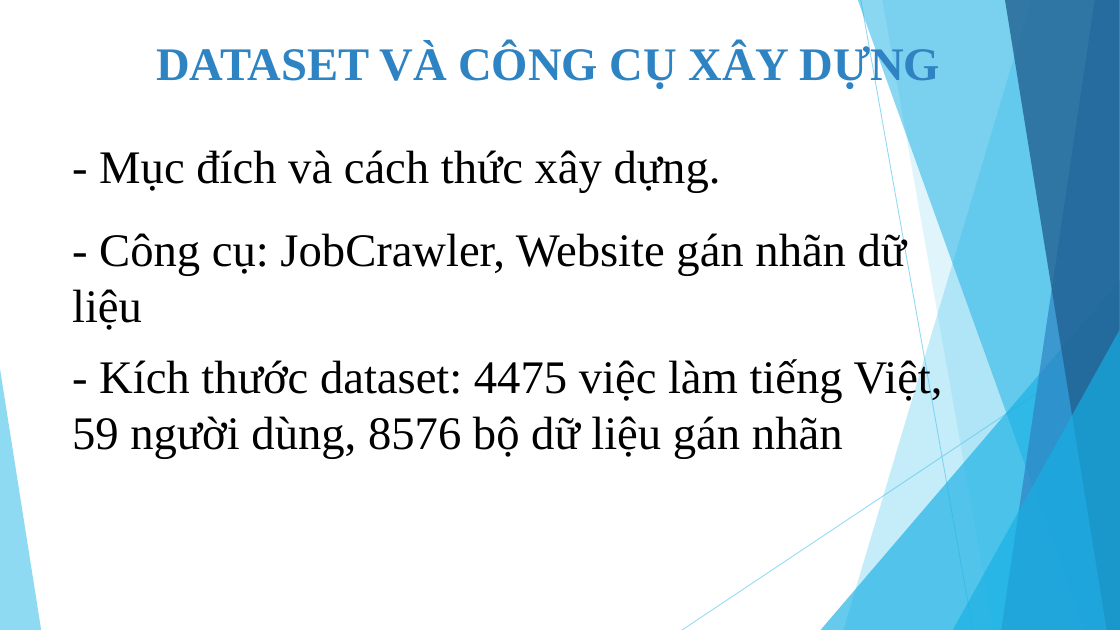
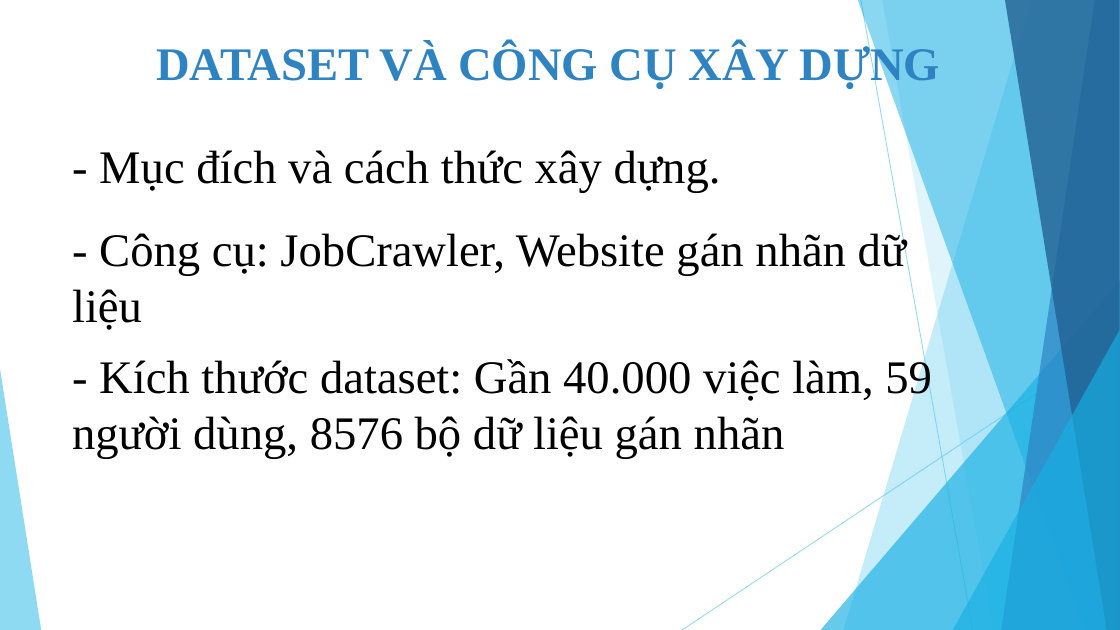
Before and after one commit to tuyennta/JobRecSys, a slide deck: slide 7 of Documents/Báo cáo/Bao cao KLTN_2.pptx. Drawn at 1120x630 pixels with LibreOffice and Linux fonts; fonts in the diff are those of the drawing. Boxes give left, top, right and bottom in pixels: in the first picture for what was removed or moved away, otherwise in the second. Text is boxed around its words. In the diff, an @@ line names an element or a change of style, - is before the commit and + after.

```diff
--- a/Documents/Báo cáo/Bao cao KLTN_2.pptx
+++ b/Documents/Báo cáo/Bao cao KLTN_2.pptx
@@ text at (72, 357, 932, 459): text changed @@
-- Kích thước dataset: 4475 việc làm tiếng Việt, 59 người dùng, 8576 bộ dữ liệu gán nhãn
+- Kích thước dataset: Gần 40.000 việc làm, 59 người dùng, 8576 bộ dữ liệu gán nhãn
```
